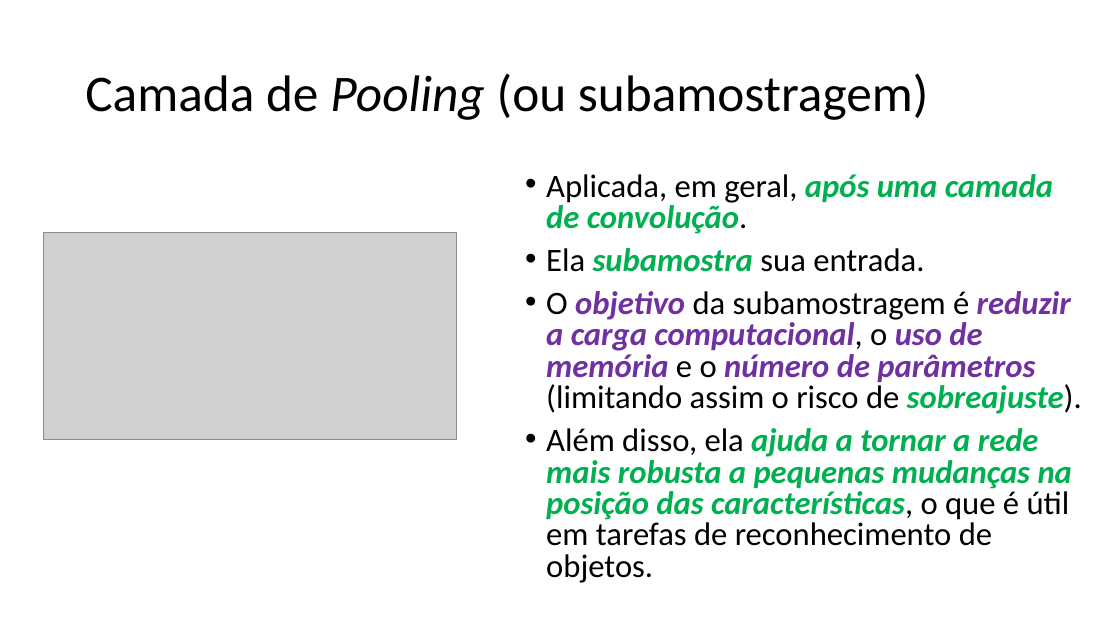
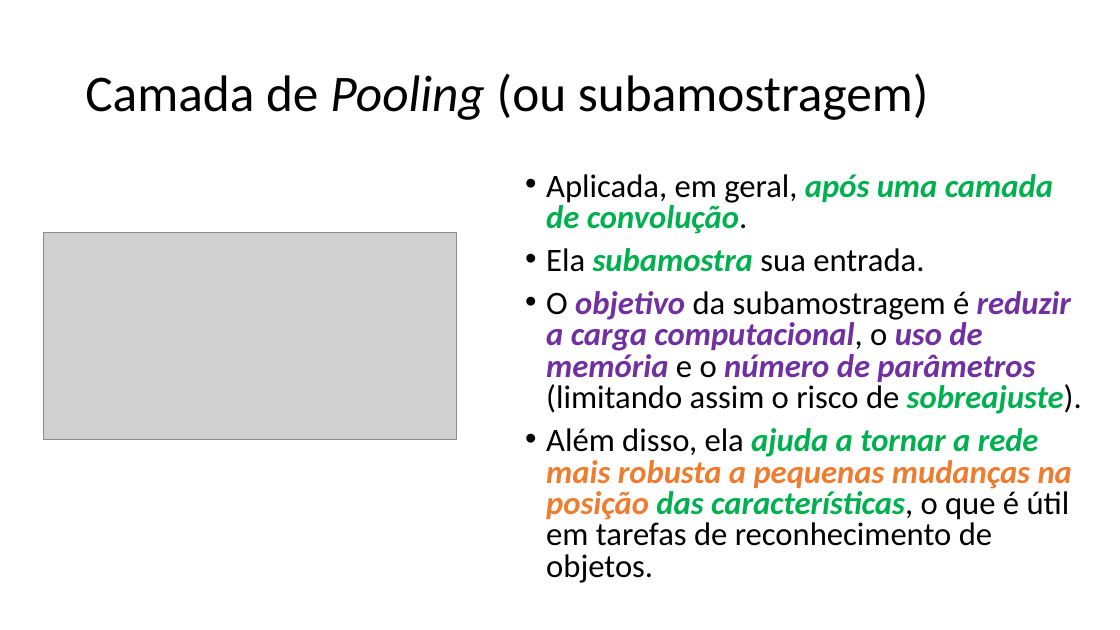
Before and after one commit to zz4fap/tp557-iot-ml, a slide deck: slide 36 of slides/TP557_12_Introduzindo_convoluções.pptx. Drawn at 1120x630 pixels with LibreOffice and Linux fonts; fonts in the diff are those of the drawing; grey boxes stand for pictures. Boxes give left, top, right and bottom in pixels: in the first picture for what was removed or moved away, otherwise in the second. Text is boxed around its words. In the diff, an @@ line names an element or a change of style, - is before the commit and + after.

```diff
--- a/slides/TP557_12_Introduzindo_convoluções.pptx
+++ b/slides/TP557_12_Introduzindo_convoluções.pptx
@@ text at (x1=546, y1=428, x2=1072, y2=583): text colour #00B050 to #ED7D31 in "mais robusta a pequenas mudanças na posição" @@
```
Also in this commit, not shown: 7 other slides changed, 1 slide added, 1 other file.
